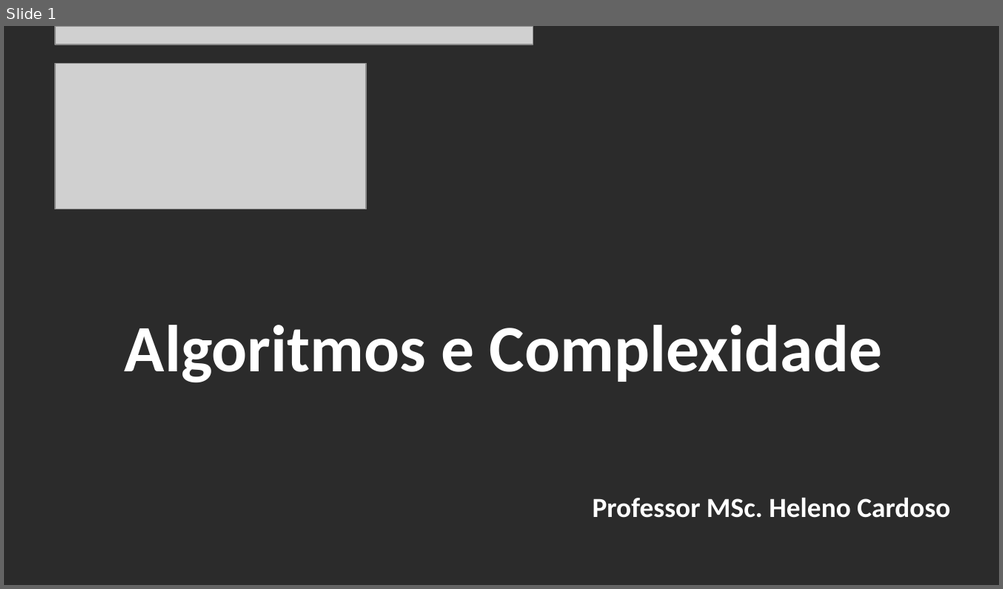
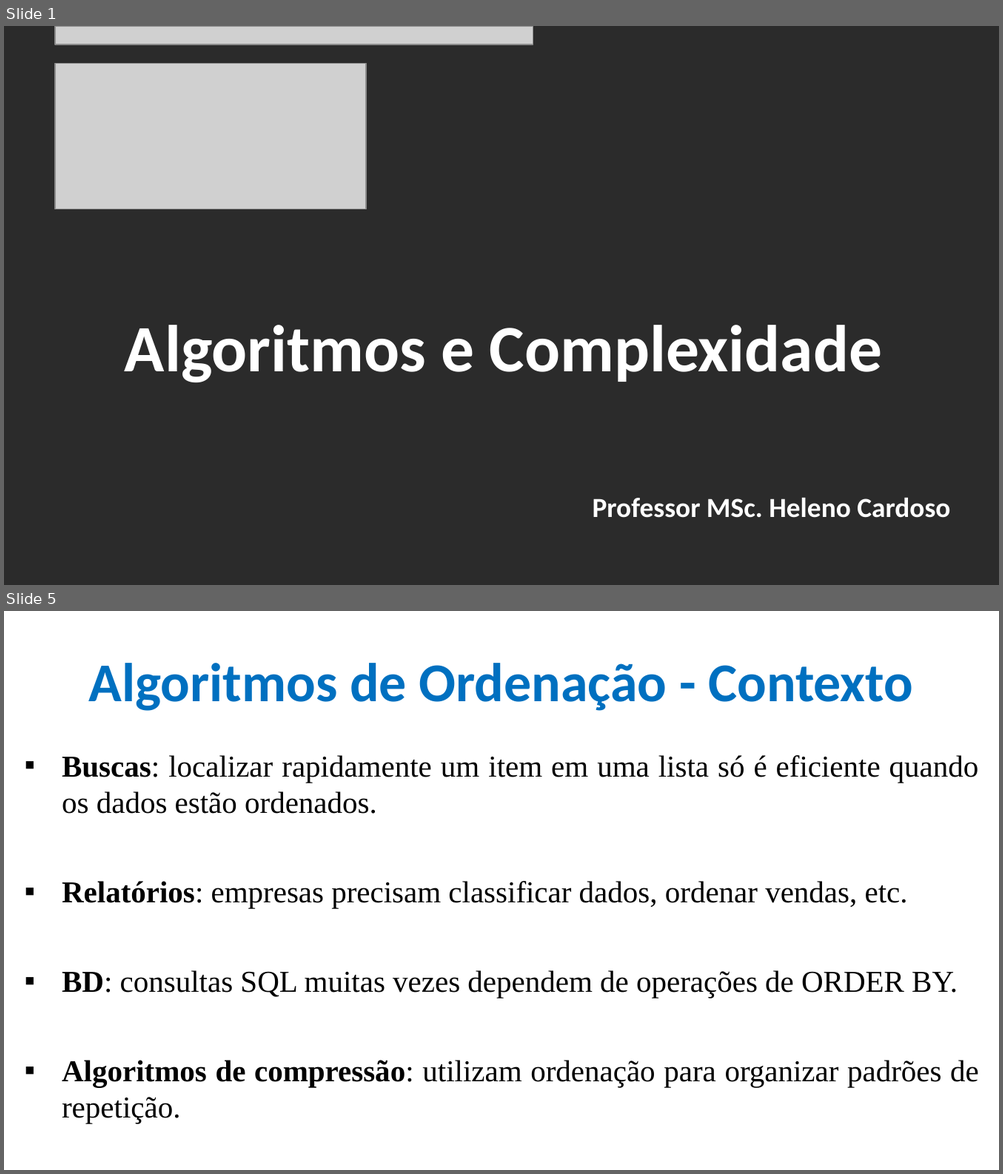
Before and after one commit to CloudEducationBrazil/WydenAlgoritmosEComplexidade, a slide deck: 01 Classes/Aula 04 - Algoritmos e Complexidade - Algoritmos de Ordenação.pptx. Shown one above the other, each under a label of ours: slide 1 before the commit, slides 1 and 5 after it; the slides between them are not shown. The pictures are 1003x589 and 1003x1174 pixels, drawn with LibreOffice and Linux fonts; fonts in the diff are those of the drawing; grey boxes stand for pictures; background and template pictures are left out; a plain dark background stands for a picture behind light text. Boxes give left, top, right and bottom in pixels: in the first picture for what was removed or moved away, otherwise in the second. Text is boxed around its words. In the diff, an @@ line names an element or a change of style, - is before the commit and + after.

Commit message:
Alg e Compl - Alg de Ordenação 01Set2025 ...

```diff
--- a/01 Classes/Aula 04 - Algoritmos e Complexidade - Algoritmos de Ordenação.pptx
+++ b/01 Classes/Aula 04 - Algoritmos e Complexidade - Algoritmos de Ordenação.pptx
@@ slide 5 added at (x1=4, y1=611, x2=999, y2=1170), background picture (left out) @@
@@ title added at (x1=88, y1=663, x2=913, y2=711), 39.6 pt, text #0070C0, bold @@
+Algoritmos de Ordenação - Contexto
@@ text added at (x1=62, y1=755, x2=979, y2=1124), 22 pt, text #000000 @@
+▪ Buscas: localizar rapidamente um item em uma lista só é eficiente quando os dados estão ordenados.
+▪ Relatórios: empresas precisam classificar dados, ordenar vendas, etc.
+▪ BD: consultas SQL muitas vezes dependem de operações de ORDER BY.
+▪ Algoritmos de compressão: utilizam ordenação para organizar padrões de repetição.
```
Also in this commit, not shown: 6 slides changed, 31 other slides added, 12 other files.
